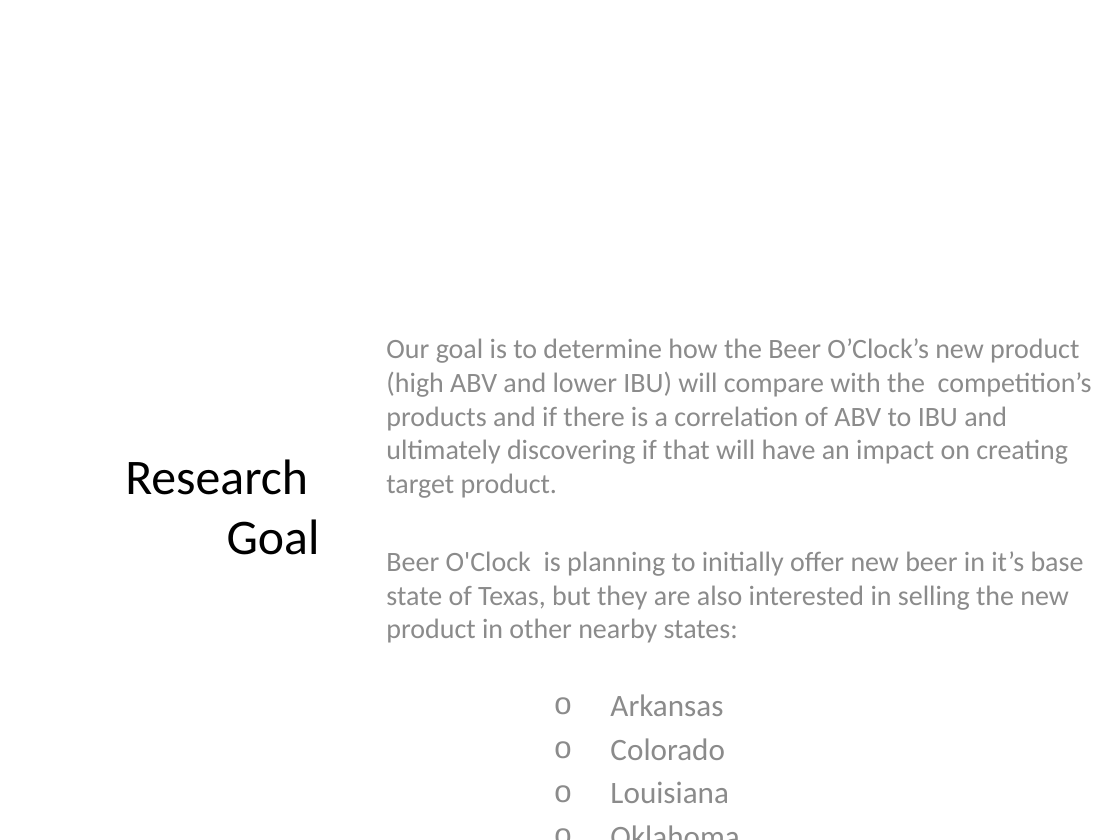
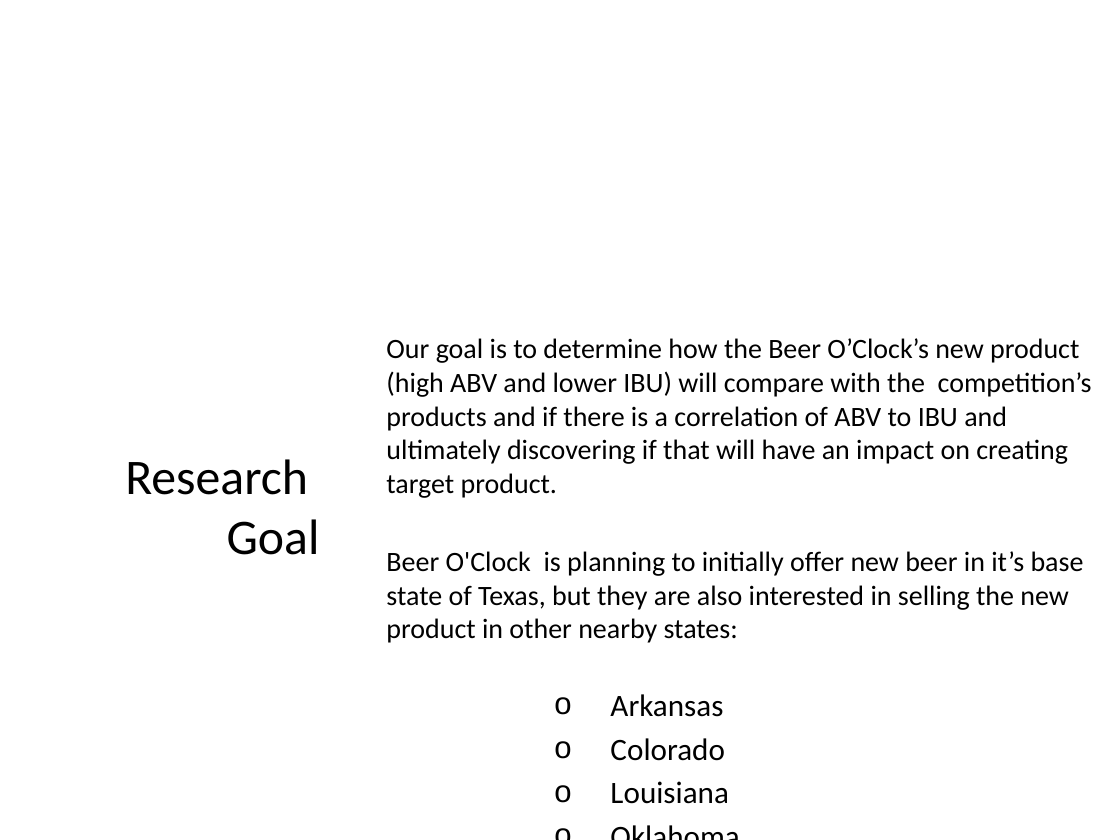
Before and after one commit to ShaneWeinstock/Case_Study_1, a slide deck: slide 3 of In Progress Files/Case_Study_1_v2[555].pptx. Drawn at 1120x840 pixels with LibreOffice and Linux fonts; fonts in the diff are those of the drawing; background and template pictures are left out. Boxes give left, top, right and bottom in pixels: in the first picture for what was removed or moved away, otherwise in the second. Text is boxed around its words. In the diff, an @@ line names an element or a change of style, - is before the commit and + after.

```diff
--- a/In Progress Files/Case_Study_1_v2[555].pptx
+++ b/In Progress Files/Case_Study_1_v2[555].pptx
@@ text "Our goal is to determine ..." at <box>386,338,1092,804</box>: text colour #8C8C8C to #000000 @@
```
Also in this commit, not shown: 7 other slides changed.
